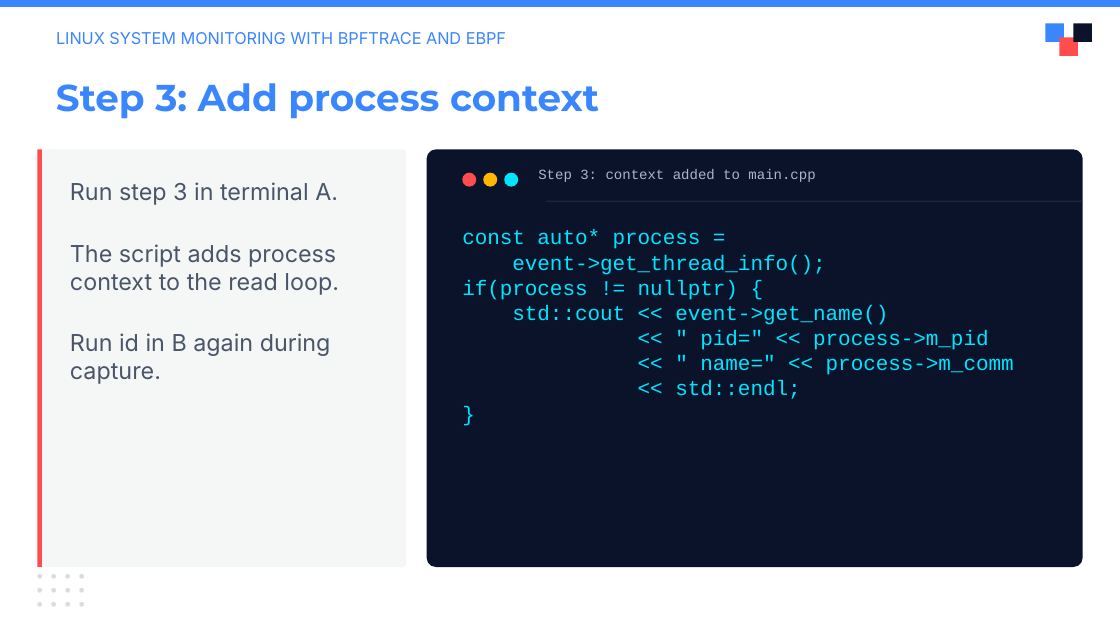
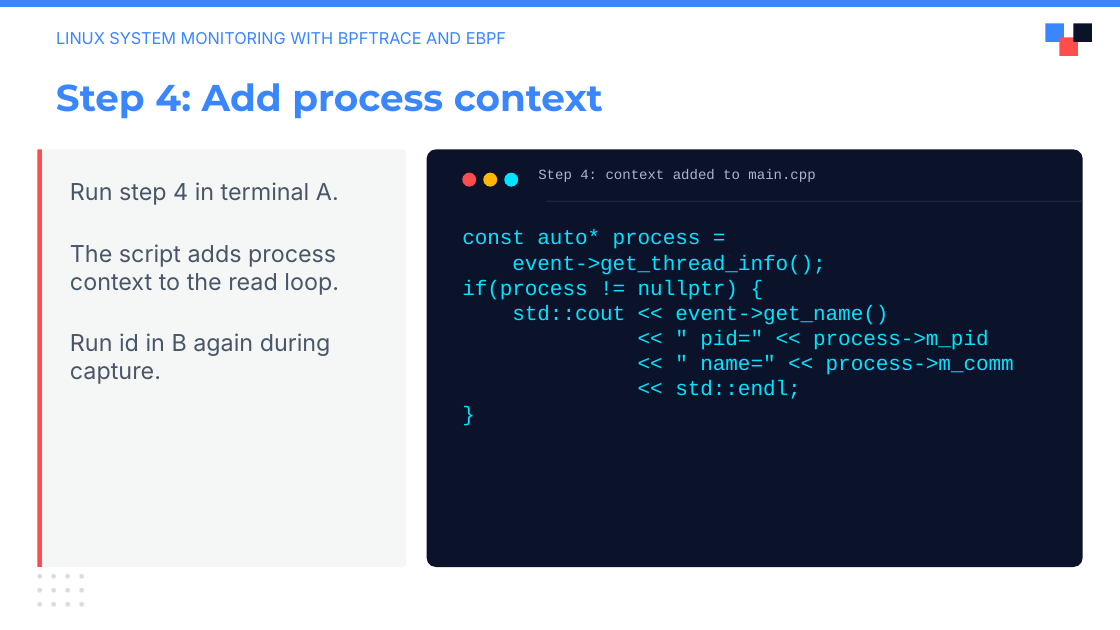
Before and after one commit to julianshalaby-perj/falco-libs-workshop, a slide deck: slide 12 of presentation/falco-libs-intro.pptx. Drawn at 1120x630 pixels with LibreOffice and Linux fonts; fonts in the diff are those of the drawing; background and template pictures are left out. Boxes give left, top, right and bottom in pixels: in the first picture for what was removed or moved away, otherwise in the second. Text is boxed around its words. In the diff, an @@ line names an element or a change of style, - is before the commit and + after.

Commit message:
Teach source creation as step 1 and renumber collector stages

```diff
--- a/presentation/falco-libs-intro.pptx
+++ b/presentation/falco-libs-intro.pptx
@@ text at (56, 83, 603, 119): text changed @@
-Step 3: Add process context
+Step 4: Add process context
@@ text at (538, 169, 815, 182): text changed @@
-Step 3: context added to main.cpp
+Step 4: context added to main.cpp
@@ text at (70, 182, 339, 205): text changed @@
-Run step 3 in terminal A.
+Run step 4 in terminal A.
```
Also in this commit, not shown: 9 other slides changed.
